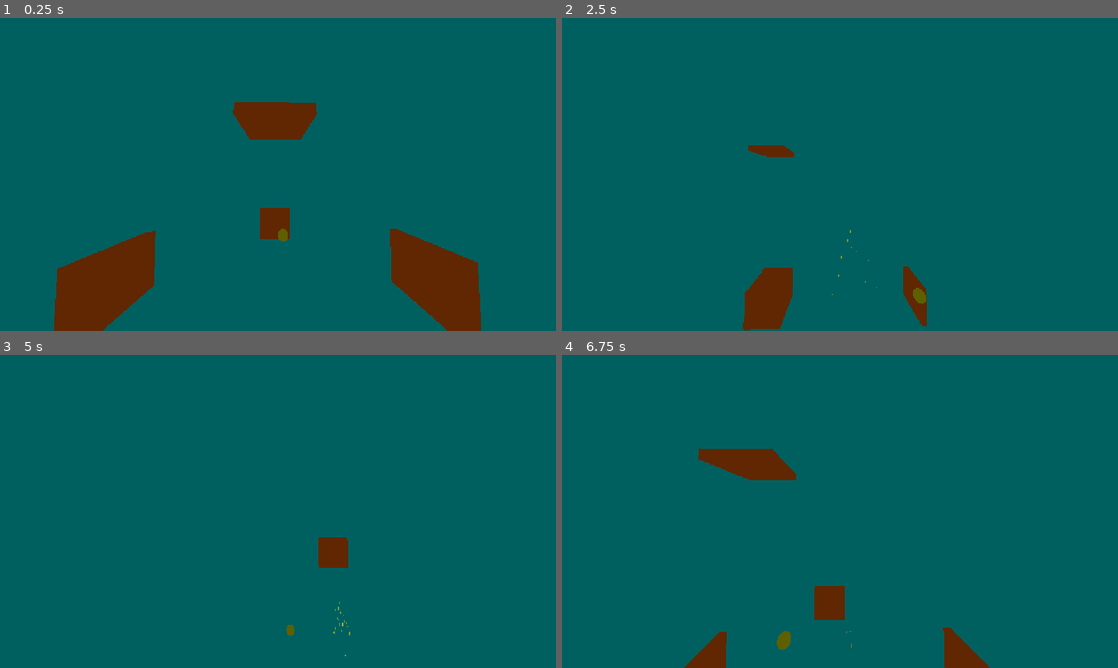
Above: before the commit, frames 1-4 (two rows, left to right).
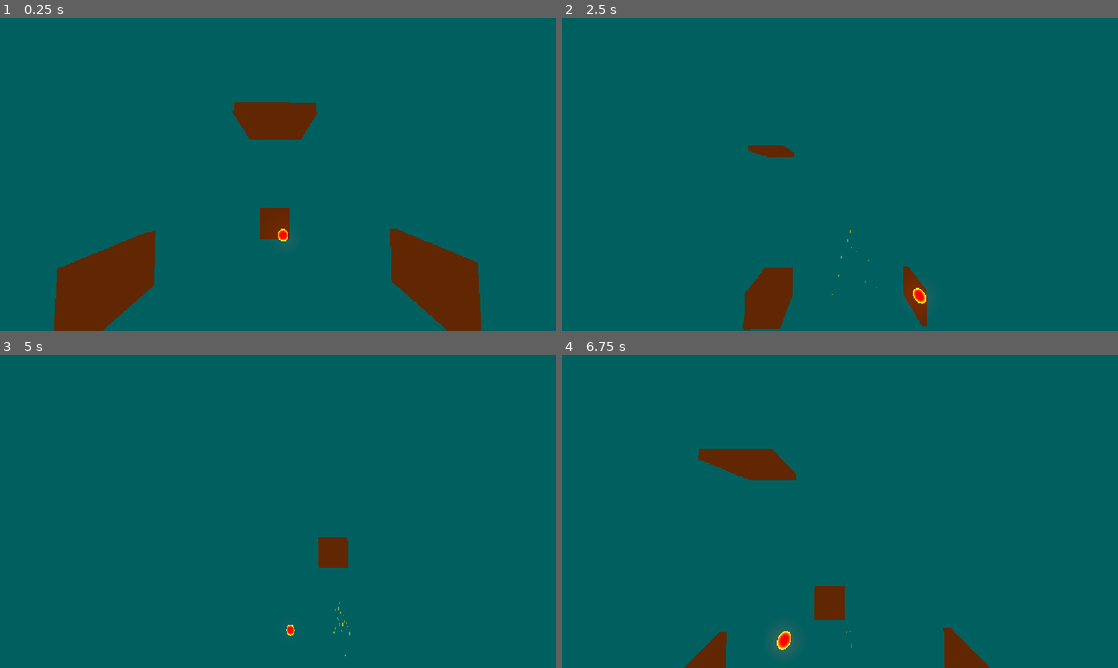
Above: after the commit, the same moments.

Repository: whywy/occhacks
Game: Godot game, scene res://scenes/arena.tscn
Same seed, same stepped clock (60 frames per second), same inputs: the game is played once before the commit and once after it.
Inputs:
- Up to frame 1 (0.25 s): no input
- Up to frame 2 (2.5 s): hold D (paddle_right) 0.53-1.28 s; hold S (paddle_down) 1.28-2.03 s; hold D (paddle_right) from 2.03 s (still down)
- Up to frame 3 (5 s): release D (paddle_right) at 2.78 s; hold W (paddle_up) 2.78-3.53 s; hold A (paddle_left) from 3.53 s (still down)
- Up to frame 4 (6.75 s): release A (paddle_left) at 5.03 s; hold S (paddle_down) 5.03-5.78 s; hold D (paddle_right) 5.78-6.53 s; hold W (paddle_up) from 6.53 s (still down)

The runs differ from the first frame. In frame 1, less than 0.1% of the frame differs, in the area x 50-52%, y 67-72%; in frame 2, less than 0.1%; in frame 3, less than 0.1%; in frame 4, 0.3%, in the area x 37-43%, y 86-96%.

Commit message:
Made ball glow

Diff:
--- /dev/null
+++ b/new_shader.gdshader
@@ -0,0 +1,14 @@
+shader_type spatial;
+
+void vertex() {
+	// Called for every vertex the material is visible on.
+}
+
+void fragment() {
+	// Called for every pixel the material is visible on.
+}
+
+//void light() {
+//	// Called for every pixel for every light affecting the material.
+//	// Uncomment to replace the default light processing function with this one.
+//}
--- /dev/null
+++ b/scenes/ball.gdshader
@@ -0,0 +1,13 @@
+shader_type spatial;
+
+uniform vec4 center_color : source_color = vec4(1.0, 0.0, 0.0, 1.0);
+uniform vec4 edge_color : source_color = vec4(1.0, 0.85, 0.1, 1.0);
+uniform float edge_power : hint_range(0.5, 8.0) = 2.0;
+uniform float energy : hint_range(0.0, 10.0) = 3.0;
+
+void fragment() {
+	float fresnel = pow(1.0 - clamp(dot(NORMAL, VIEW), 0.0, 1.0), edge_power);
+	vec3 col = mix(center_color.rgb, edge_color.rgb, fresnel);
+	ALBEDO = col;
+	EMISSION = col * energy;
+}
--- a/scenes/ball.tscn
+++ b/scenes/ball.tscn
@@ -1,6 +1,15 @@
 [gd_scene format=3 uid="uid://u1dh5komdpgy"]
 
 [ext_resource type="Script" uid="uid://cakrdl0nu1hdl" path="res://scenes/ball.gd" id="1_7s4qf"]
+[ext_resource type="Shader" uid="uid://bqxjxddfndxck" path="res://scenes/ball.gdshader" id="2_cxlvu"]
+
+[sub_resource type="ShaderMaterial" id="ShaderMaterial_yujqa"]
+render_priority = 0
+shader = ExtResource("2_cxlvu")
+shader_parameter/center_color = Color(1, 0, 0, 1)
+shader_parameter/edge_color = Color(1, 0.85, 0.1, 1)
+shader_parameter/edge_power = 2.0
+shader_parameter/energy = 3.0
 
 [sub_resource type="StandardMaterial3D" id="StandardMaterial3D_cf776"]
 albedo_color = Color(0.9843137, 1, 0, 1)
@@ -52,6 +61,7 @@
 script = ExtResource("1_7s4qf")
 
 [node name="MeshInstance3D" type="MeshInstance3D" parent="." unique_id=102238728]
+material_override = SubResource("ShaderMaterial_yujqa")
 mesh = SubResource("SphereMesh_dea70")
 
 [node name="CollisionShape3D" type="CollisionShape3D" parent="." unique_id=1608683870]
Not shown, added: new_shader.gdshader.uid
Not shown, added: scenes/ball.gdshader.uid
